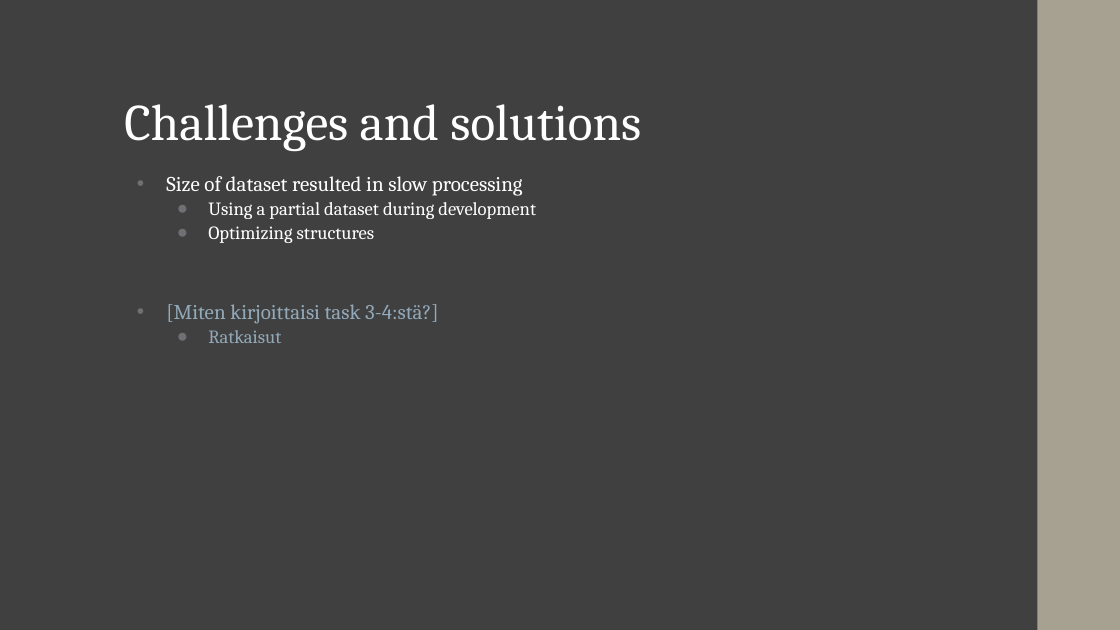
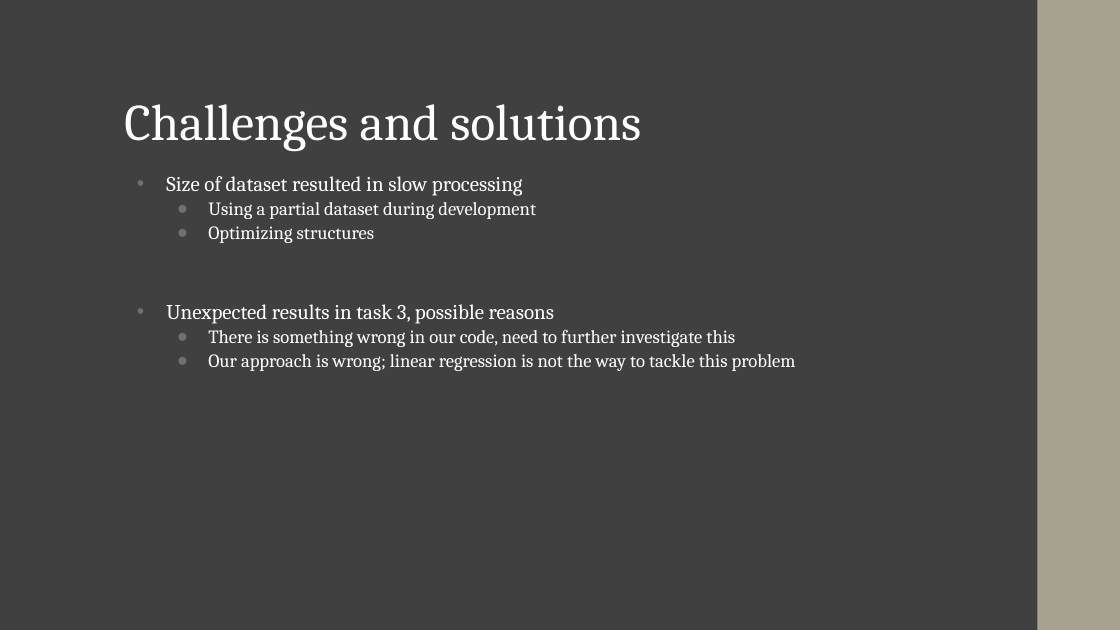
Before and after one commit to niriikon/NLTP_ProjectNo2, a slide deck: slide 12 of docs/Project_Presentation.pptx. Drawn at 1120x630 pixels with LibreOffice and Linux fonts; fonts in the diff are those of the drawing. Boxes give left, top, right and bottom in pixels: in the first picture for what was removed or moved away, otherwise in the second. Text is boxed around its words. In the diff, an @@ line names an element or a change of style, - is before the commit and + after.

```diff
--- a/docs/Project_Presentation.pptx
+++ b/docs/Project_Presentation.pptx
@@ text at (166,304,796,371): text changed; size 18 to 16 pt; text colour #92A9B9 to #FFFFFF @@
-• [Miten kirjoittaisi task 3-4:stä?]
-  ● Ratkaisut
+• Unexpected results in task 3, possible reasons
+  ● There is something wrong in our code, need to further investigate this
+  ● Our approach is wrong; linear regression is not the way to tackle this problem
```
Also in this commit, not shown: 2 other slides changed, 10 other files.
